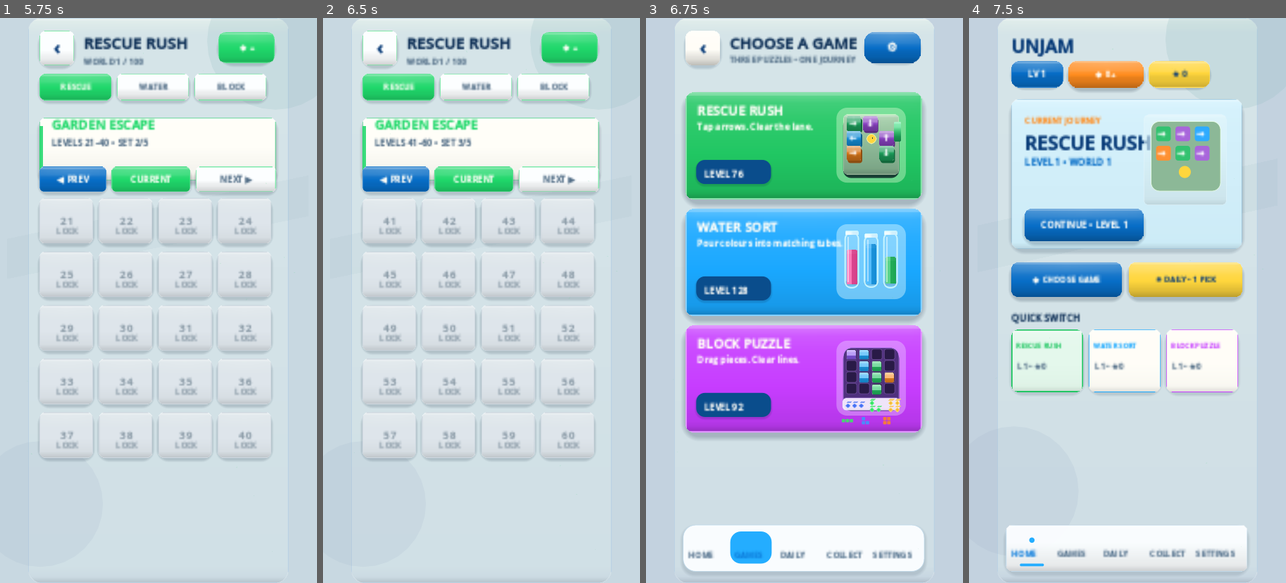
Above: before the commit, frames 1-4 (left to right).
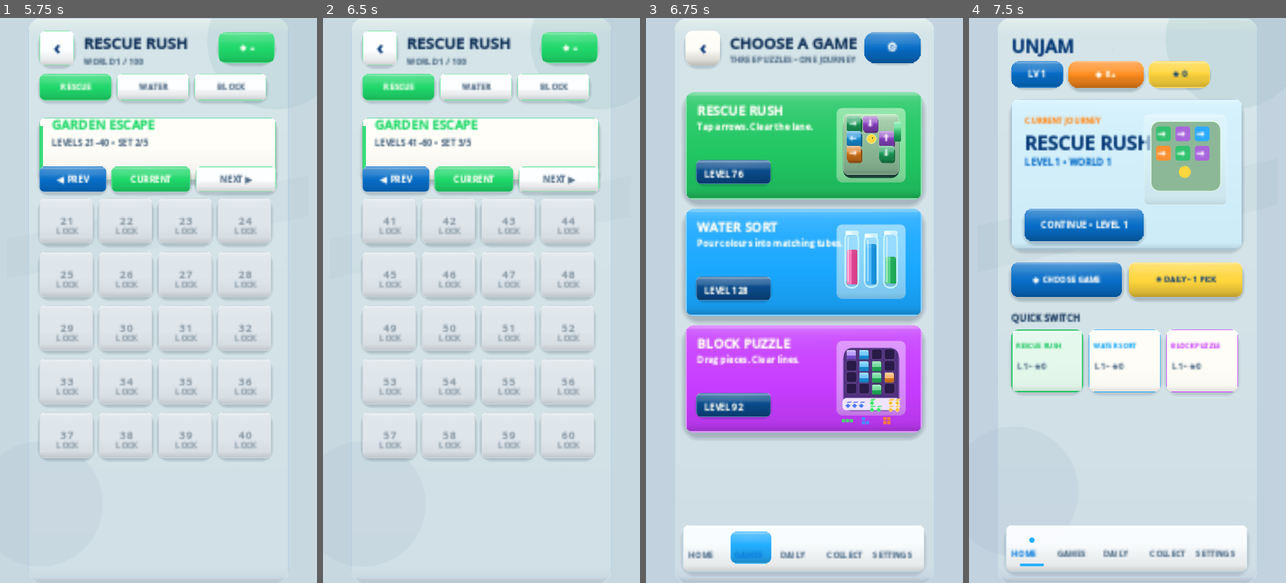
Above: after the commit, the same moments.

Repository: eghosa001/unjam
Game: Godot game, scene res://scenes/Main.tscn
The game is run twice, just before and just after one commit, with the same random seed, the same clock (stepped at 60 frames per second) and the same inputs.
Inputs:
- Up to frame 1 (5.75 s): click "CONTINUE • LEVEL 1" at 0.5 s; click "PLAY NOW" at 1.25 s; click "↻ RESTART" at 2 s; click "↻ RESTART" at 2.75 s; click "↻ RESTART" at 3.5 s; click "←" at 4.25 s; click "NEXT ▶" at 5 s
- Up to frame 2 (6.5 s): click "NEXT ▶" at 5.75 s
- Up to frame 3 (6.75 s): click "‹" at 6.5 s
- Up to frame 4 (7.5 s): click "‹" at 7.25 s

Frames 1-2 are identical in both runs. In frame 3, 2.9% of the frame differs, in the area x 11-88%, y 15-98%; in frame 4, nothing differs.

Commit message:
ui: extend glossy finish to selector chrome

Diff:
--- a/scripts/ui/premium_live_hub_3d.gd
+++ b/scripts/ui/premium_live_hub_3d.gd
@@ -101,7 +101,8 @@
 		level = figma_fallback_level
 	RefCanvas.add_shadow(canvas, Rect2(33, rect.position.y + 100.7, 112, 36), 13, Color(0.02,0.10,0.20,0.16), 3, Vector2(0,2))
 	var level_pill := PanelContainer.new()
-	level_pill.add_theme_stylebox_override("panel", RefCanvas.solid_box(Color(0.04, 0.30, 0.55), 13))
+	var pill_mid := Color(0.04, 0.30, 0.55)
+	level_pill.add_theme_stylebox_override("panel", RefCanvas.rounded_gradient3(pill_mid.lightened(0.20), pill_mid, pill_mid.darkened(0.16), 13, pill_mid.lightened(0.28), 1, 0.40))
 	RefCanvas.set_rect(level_pill, 33, rect.position.y + 100.7, 112, 36)
 	level_pill.mouse_filter = Control.MOUSE_FILTER_IGNORE
 	canvas.add_child(level_pill)
@@ -120,10 +121,8 @@
 func _add_card_preview(canvas: Control, game_id: String, card_y: float) -> void:
 	var origin_y := card_y + 22.5
 	var stage := PanelContainer.new()
-	stage.add_theme_stylebox_override("panel", RefCanvas.solid_box(
-		Color(0.92, 1.0, 0.86, 0.38) if game_id == "rescue_rush" else (Color(0.91, 0.99, 1.0, 0.42) if game_id == "water_sort" else Color(0.94, 0.91, 1.0, 0.34)),
-		16
-	))
+	var stage_mid := Color(0.92, 1.0, 0.86, 0.50) if game_id == "rescue_rush" else (Color(0.91, 0.99, 1.0, 0.54) if game_id == "water_sort" else Color(0.94, 0.91, 1.0, 0.46))
+	stage.add_theme_stylebox_override("panel", RefCanvas.rounded_gradient3(stage_mid.lightened(0.12), stage_mid, stage_mid.darkened(0.10), 16, Color(1,1,1,0.24), 1, 0.40))
 	RefCanvas.set_rect(stage, 243, origin_y, 104, 112)
 	stage.mouse_filter = Control.MOUSE_FILTER_IGNORE
 	canvas.add_child(stage)
@@ -303,12 +302,12 @@
 	RefCanvas.add_shadow(canvas, Rect2(13, 757, 362, 70), 18, Color(0.02,0.10,0.18,0.12), 5, Vector2(0,4))
 	var nav_fill := Color(0.07,0.10,0.17,0.98) if _selector_dark() else Color(0.985, 0.995, 1.0, 0.97)
 	var nav_border := Color(0.23,0.34,0.45,0.90) if _selector_dark() else Color(0.78,0.88,0.95,0.75)
-	shell.add_theme_stylebox_override("panel", RefCanvas.solid_box(nav_fill, 18, nav_border, 1))
+	shell.add_theme_stylebox_override("panel", RefCanvas.rounded_gradient3(nav_fill.lightened(0.12), nav_fill, nav_fill.darkened(0.10), 18, nav_border, 1, 0.40))
 	RefCanvas.set_rect(shell, 13, 757, 362, 70)
 	shell.mouse_filter = Control.MOUSE_FILTER_IGNORE
 	canvas.add_child(shell)
 	var active := PanelContainer.new()
-	active.add_theme_stylebox_override("panel", RefCanvas.solid_box(CYAN, 16))
+	active.add_theme_stylebox_override("panel", RefCanvas.rounded_gradient3(CYAN.lightened(0.18), CYAN, CYAN.darkened(0.14), 16, CYAN.lightened(0.24), 1, 0.40))
 	RefCanvas.set_rect(active, 84, 767, 62, 48)
 	active.mouse_filter = Control.MOUSE_FILTER_IGNORE
 	canvas.add_child(active)
